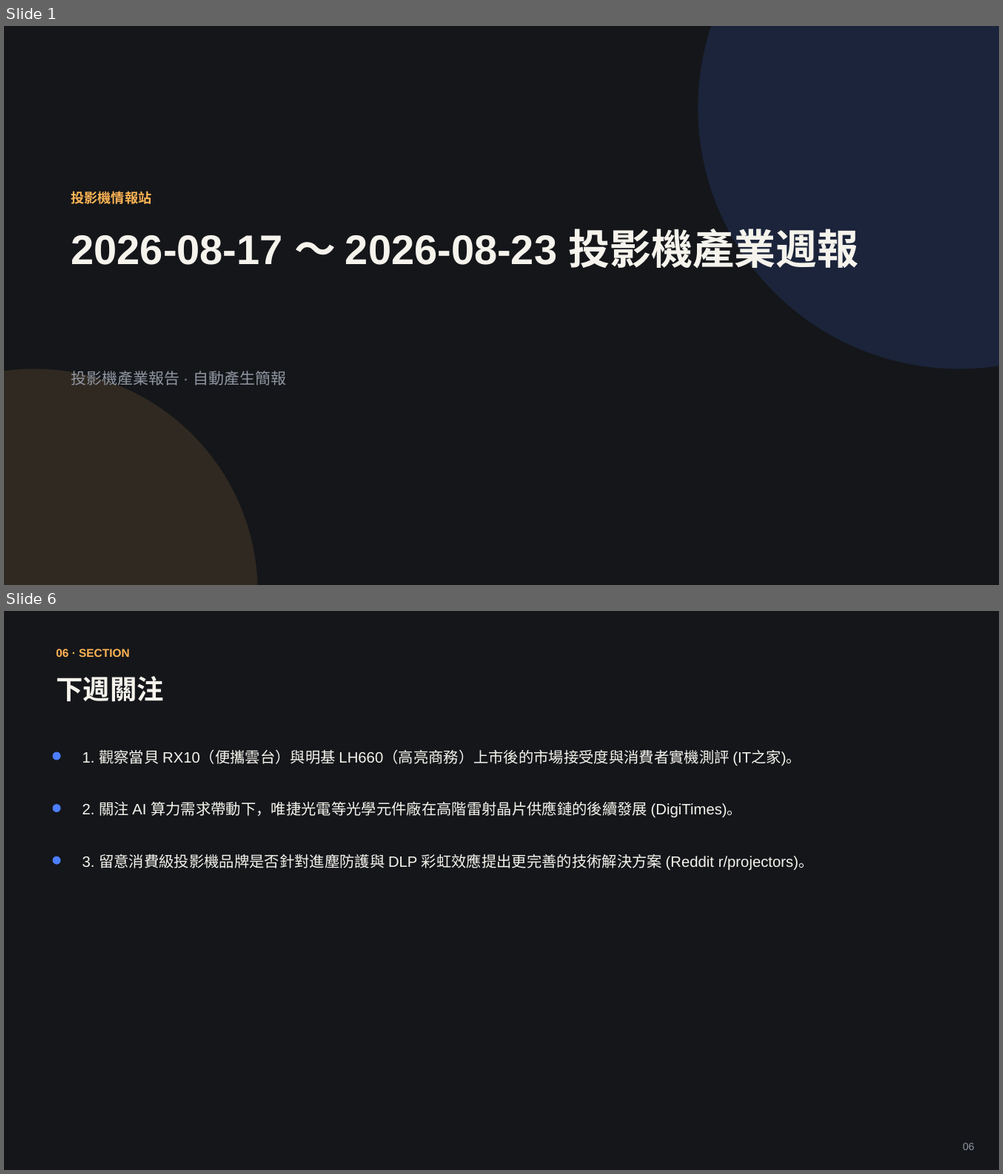
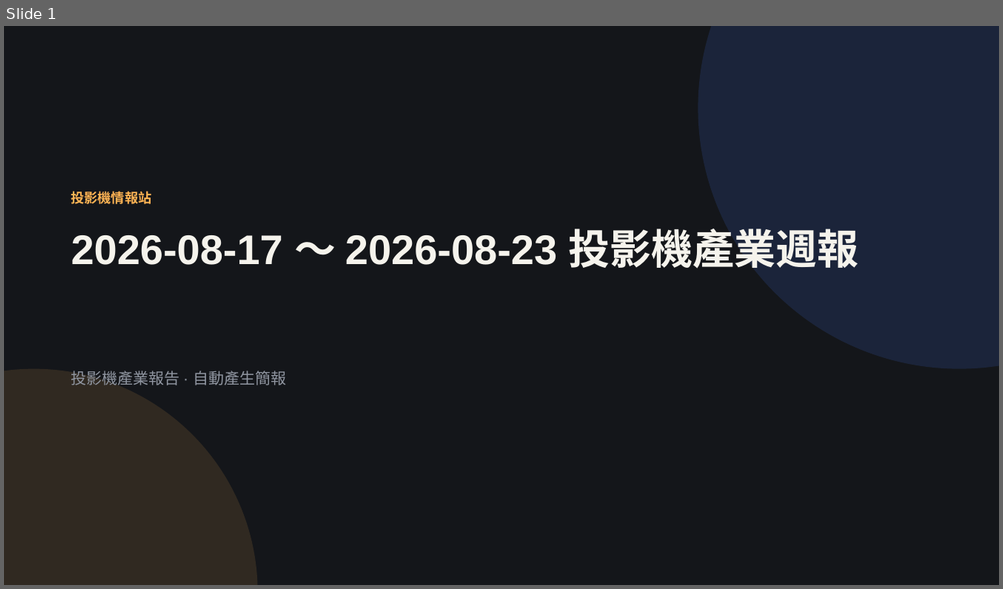
Before and after one commit to coffee30233-gif/Project-Insight, a slide deck: data/reports/2026-W34.pptx. Shown one above the other, each under a label of ours: slides 1 and 6 before the commit, slide 1 after it; the slides between them are not shown. The pictures are 1003x1174 and 1003x589 pixels, drawn with LibreOffice and Linux fonts; fonts in the diff are those of the drawing. Boxes give left, top, right and bottom in pixels: in the first picture for what was removed or moved away, otherwise in the second. Text is boxed around its words. In the diff, an @@ line names an element or a change of style, - is before the commit and + after.

```diff
--- a/data/reports/2026-W34.pptx
+++ b/data/reports/2026-W34.pptx
@@ slide 6 removed at box(4, 611, 999, 1170), background #14161A @@
@@ text removed at box(56, 649, 130, 657) @@
-06 · SECTION
@@ text removed at box(56, 676, 164, 702) @@
-下週關注
@@ ellipse removed at box(53, 752, 61, 760) @@
@@ text removed at box(82, 750, 801, 766) @@
-1. 觀察當貝 RX10（便攜雲台）與明基 LH660（高亮商務）上市後的市場接受度與消費者實機測評 (IT之家)。
@@ ellipse removed at box(53, 804, 61, 812) @@
@@ text removed at box(82, 801, 742, 818) @@
-2. 關注 AI 算力需求帶動下，唯捷光電等光學元件廠在高階雷射晶片供應鏈的後續發展 (DigiTimes)。
@@ text removed at box(82, 854, 814, 871) @@
-3. 留意消費級投影機品牌是否針對進塵防護與 DLP 彩虹效應提出更完善的技術解決方案 (Reddit r/projectors)。
@@ ellipse removed at box(53, 857, 61, 865) @@
@@ text removed at box(962, 1143, 974, 1150) @@
-06
```
Also in this commit, not shown: 3 slides changed, 2 slides added, 2 other slides removed, 3 other files.
